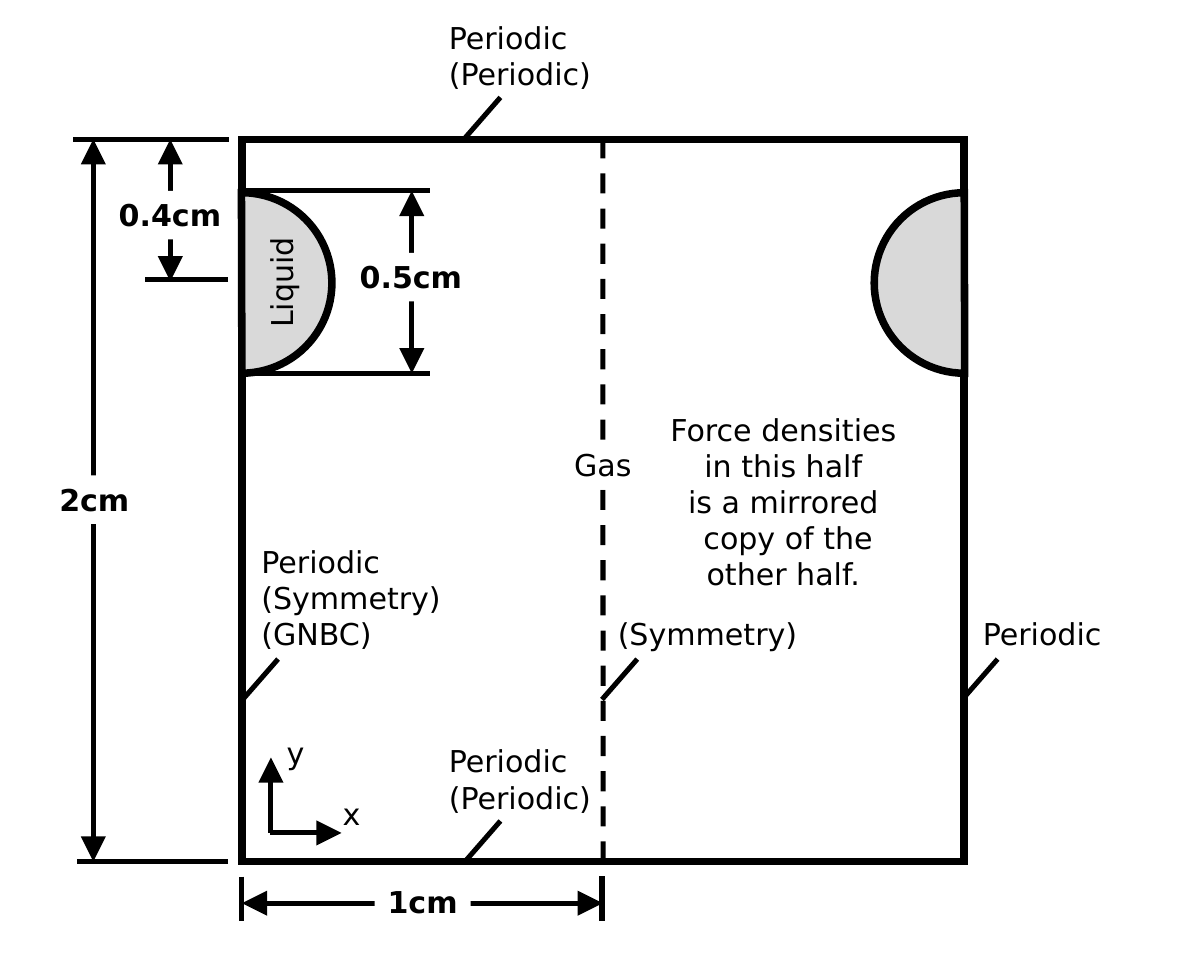
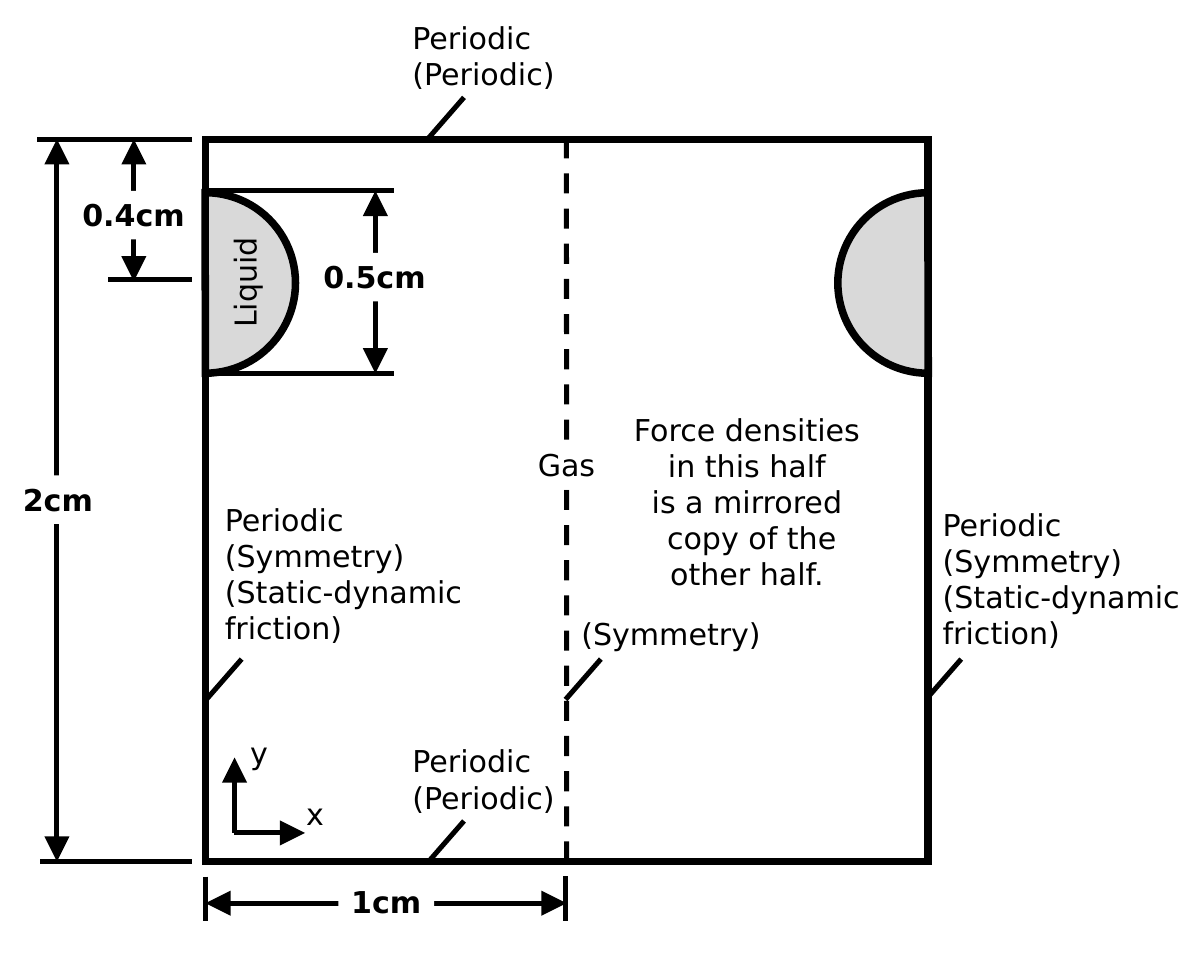
Before and after one commit to Daniel-Chin/droplet, a slide deck: slide 2 of JFM/figs/domain_schematics/domain.pptx. Drawn at 1204x963 pixels with LibreOffice and Linux fonts; fonts in the diff are those of the drawing. Boxes give left, top, right and bottom in pixels: in the first picture for what was removed or moved away, otherwise in the second. Text is boxed around its words. In the diff, an @@ line names an element or a change of style, - is before the commit and + after.

```diff
--- a/JFM/figs/domain_schematics/domain.pptx
+++ b/JFM/figs/domain_schematics/domain.pptx
@@ text "Periodic" moved from (x1=261, y1=550, x2=440, y2=649) to (x1=225, y1=508, x2=462, y2=643) @@
@@ text added at (x1=943, y1=513, x2=1180, y2=648), 18 pt, text #000000 @@
+Periodic
+(Symmetry)
+(Static-dynamic
+friction)
@@ text at (x1=225, y1=544, x2=462, y2=643): text changed @@
-(Symmetry)
-(GNBC)
+(Symmetry)
+(Static-dynamic
+friction)
@@ text removed at (x1=983, y1=622, x2=1102, y2=646) @@
-Periodic
@@ 13 lines, 12 texts, 4 double arrows, 2 arrows, 2 pie slice (boxed as its full ellipse)s, 1 rectangle moved together from (x1=59, y1=26, x2=1055, y2=922) to (x1=23, y1=26, x2=1019, y2=922) @@
```
Also in this commit, not shown: 1 other slide changed, 7 other files.
